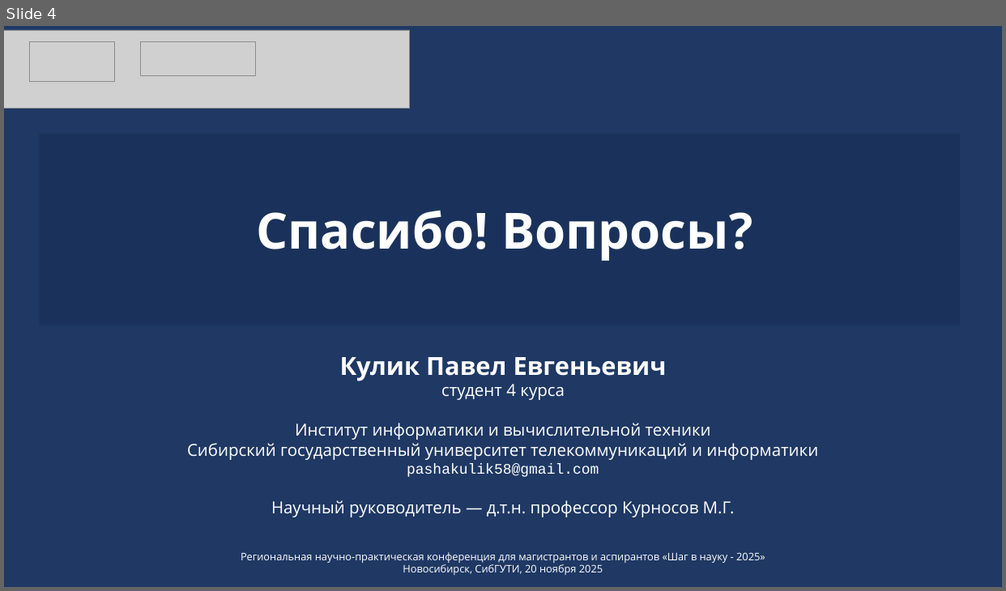
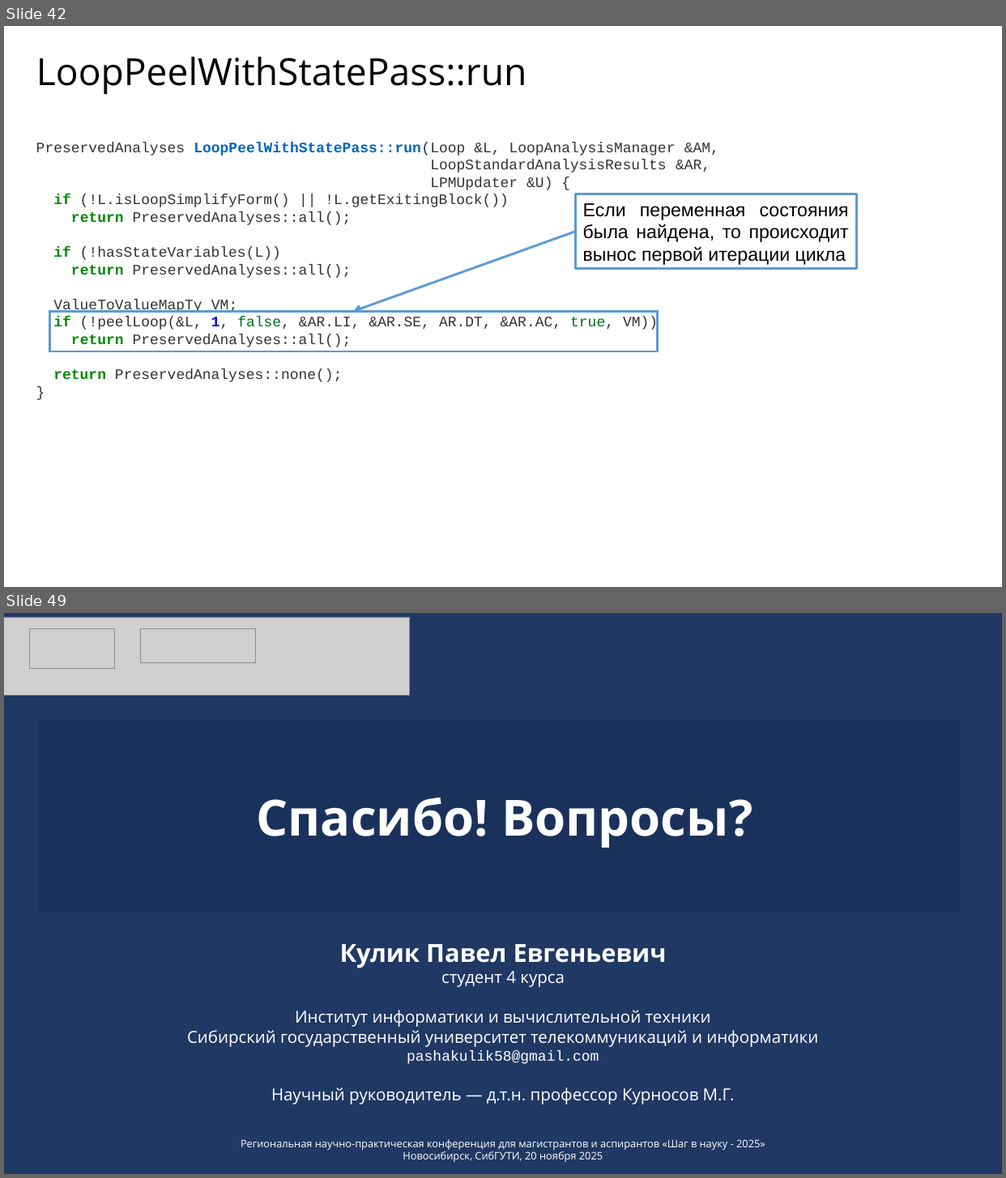
Before and after one commit to pahansan/step_in_science, a slide deck: presentation.pptx. Shown one above the other, each under a label of ours: slide 4 before the commit, slides 42 and 49 after it; the slides between them are not shown. The pictures are 1006x591 and 1006x1178 pixels, drawn with LibreOffice and Linux fonts; fonts in the diff are those of the drawing; grey boxes stand for pictures. Boxes give left, top, right and bottom in pixels: in the first picture for what was removed or moved away, otherwise in the second. Text is boxed around its words. In the diff, an @@ line names an element or a change of style, - is before the commit and + after.

```diff
--- a/presentation.pptx
+++ b/presentation.pptx
@@ slide 42 added at (4, 26, 1002, 587), background #FFFFFF @@
@@ text added at (36, 57, 527, 94), 36 pt, text #000000 @@
+LoopPeelWithStatePass::run
@@ text added at (36, 142, 719, 382), 14 pt, text #333333 @@
+PreservedAnalyses LoopPeelWithStatePass::run(Loop &L, LoopAnalysisManager &AM,
+LoopStandardAnalysisResults &AR,
+LPMUpdater &U) {
+if (!L.isLoopSimplifyForm() || !L.getExitingBlock())
+return PreservedAnalyses::all();
+if (!hasStateVariables(L))
+return PreservedAnalyses::all();
+ValueToValueMapTy VM;
+if (!peelLoop(&L, 1, false, &AR.LI, &AR.SE, AR.DT, &AR.AC, true, VM))
+return PreservedAnalyses::all();
+return PreservedAnalyses::none();
+}
@@ rectangle added at (576, 194, 857, 269), outline #5B9BD5 2.25 pt, 18 pt, text #000000 @@
+Если переменная состояния была найдена, то происходит вынос первой итерации цикла
@@ arrow added from (576, 232) to (354, 311), #5B9BD5 2.25 pt @@
@@ rectangle added at (49, 311, 658, 352), outline #5B9BD5 2.25 pt @@
@@ what was slide 4 is now slide 49 @@
```
Also in this commit, not shown: 1 slide changed, 44 other slides added.
